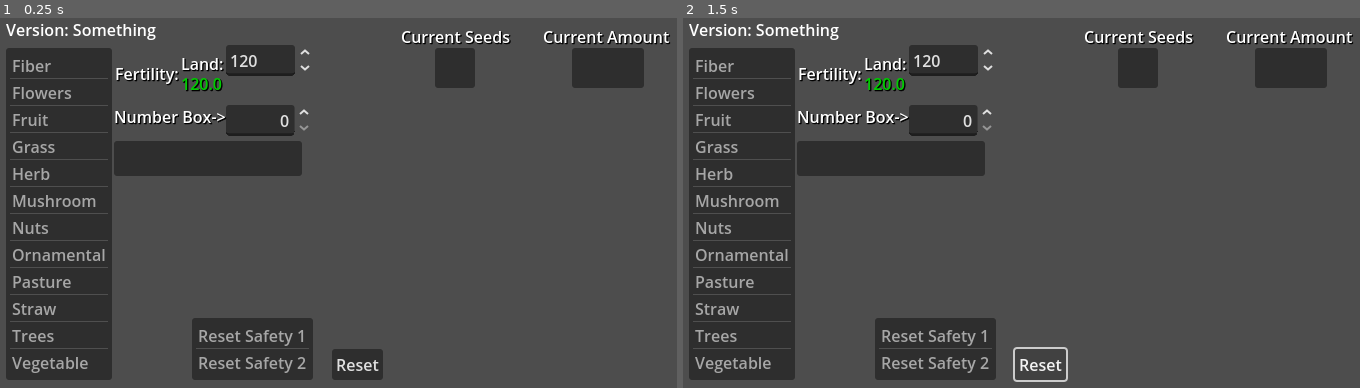
Above: before the commit, frames 1-2 (left to right).
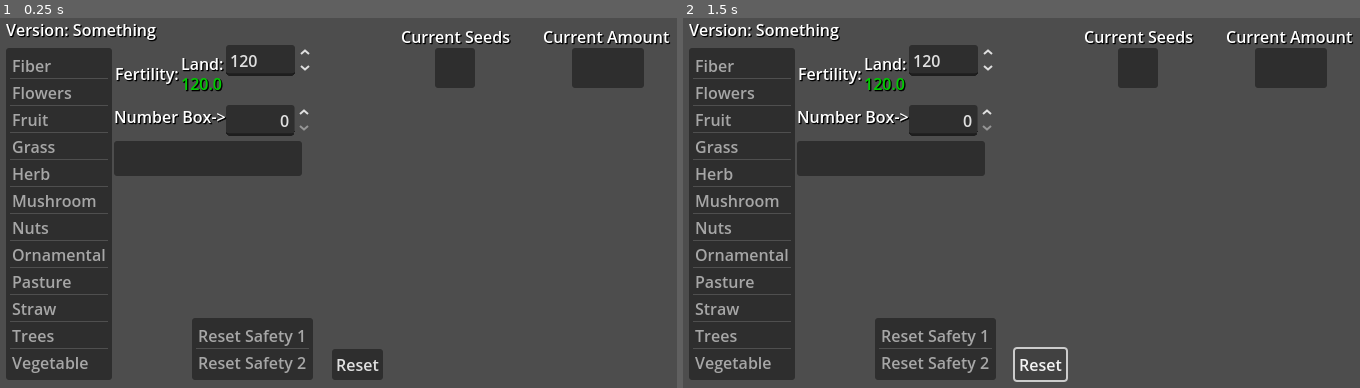
Above: after the commit, the same moments.

Repository: Lightiron2/SeedCosts-for-Elin
Game: Godot game, scene res://calc.tscn
Same seed, same stepped clock (60 frames per second), same inputs: the game is played once before the commit and once after it.
Inputs:
- Up to frame 1 (0.25 s): no input
- Up to frame 2 (1.5 s): click "Reset" at 0.5 s

The runs differ from the first frame. In frame 1, 0.2% of the frame differs, in the area x 1-24%, y 1-7%; in frame 2, 0.2%.

Commit message:
editor layout change

Diff:
--- a/calc.tscn
+++ b/calc.tscn
@@ -14,48 +14,68 @@
 size_flags_horizontal = 4
 size_flags_vertical = 4
 script = ExtResource("1_o8ei7")
-versionLabel = NodePath("Version Label")
-fertilityDifferenceLabel = NodePath("Control/Control/FertilityLabel/FertilityDifference")
-SeedNameCountList = NodePath("Control/SeedNameCountList")
-SeedNumCountList = NodePath("Control/SeedNumCountList")
+versionLabel = NodePath("Control/Labels/Version Label")
+fertilityDifferenceLabel = NodePath("Control/maxFertility/FertilityDifference")
+SeedNameCountList = NodePath("Control/Lists/SeedNameCountList")
+SeedNumCountList = NodePath("Control/Lists/SeedNumCountList")
 inputBox = NodePath("Control/numInput")
-seedList = NodePath("Control/SeedMenu")
-typeList = NodePath("Control/TypeMenu")
+seedList = NodePath("Control/Lists/SeedMenu")
+typeList = NodePath("Control/Lists/TypeMenu")
 
 [node name="Control" type="Control" parent="."]
 anchors_preset = 0
 
-[node name="Control" type="Control" parent="Control"]
-anchors_preset = 0
-
-[node name="FertilityLabel" type="Label" parent="Control/Control"]
-layout_mode = 0
-offset_left = -207.0
-offset_top = -152.0
-offset_right = -143.0
-offset_bottom = -129.0
-theme_override_colors/font_shadow_color = Color(0, 0, 0, 1)
-text = "Fertility:"
-
-[node name="FertilityDifference" type="Label" parent="Control/Control/FertilityLabel"]
-layout_mode = 0
-offset_left = 66.0
-offset_top = 10.0
-offset_right = 187.0
-offset_bottom = 33.0
-theme_override_colors/font_shadow_color = Color(0, 0, 0, 1)
-text = "Current fertility"
-
-[node name="Land" type="Label" parent="Control/Control/FertilityLabel"]
-layout_mode = 0
-offset_left = 66.0
-offset_top = -10.0
-offset_right = 168.0
-offset_bottom = 13.0
-theme_override_colors/font_shadow_color = Color(0, 0, 0, 1)
-text = "Land:"
-
-[node name="maxFertility" type="SpinBox" parent="Control/Control"]
+[node name="Labels" type="Control" parent="Control"]
+anchors_preset = 0
+offset_right = 40.0
+offset_bottom = 40.0
+
+[node name="CurrentSeedLabel" type="Label" parent="Control/Labels"]
+layout_mode = 0
+offset_left = 79.0
+offset_top = -189.0
+offset_right = 190.0
+offset_bottom = -166.0
+theme_override_colors/font_shadow_color = Color(0, 0, 0, 1)
+text = "Current Seeds"
+
+[node name="CurrentAmountLabel" type="Label" parent="Control/Labels"]
+layout_mode = 0
+offset_left = 221.0
+offset_top = -189.0
+offset_right = 348.0
+offset_bottom = -166.0
+theme_override_colors/font_shadow_color = Color(0, 0, 0, 1)
+text = "Current Amount"
+
+[node name="Version Label" type="Label" parent="Control/Labels"]
+layout_mode = 0
+offset_left = -316.0
+offset_top = -196.0
+offset_right = -157.0
+offset_bottom = -173.0
+theme_override_colors/font_shadow_color = Color(0, 0, 0, 1)
+text = "Version: Placeholder"
+
+[node name="numInput" type="SpinBox" parent="Control"]
+layout_mode = 0
+offset_left = -96.0
+offset_top = -109.0
+offset_right = -9.437
+offset_bottom = -78.0
+max_value = 10000.0
+rounded = true
+alignment = 2
+update_on_text_changed = true
+
+[node name="NumberBoxLabel" type="Label" parent="Control/numInput"]
+layout_mode = 0
+offset_left = -112.0
+offset_bottom = 23.0
+theme_override_colors/font_shadow_color = Color(0, 0, 0, 1)
+text = "Number Box->"
+
+[node name="maxFertility" type="SpinBox" parent="Control"]
 layout_mode = 0
 offset_left = -96.0
 offset_top = -169.0
@@ -66,7 +86,59 @@
 rounded = true
 update_on_text_changed = true
 
-[node name="TypeMenu" type="ItemList" parent="Control"]
+[node name="FertilityDifference" type="Label" parent="Control/maxFertility"]
+layout_mode = 0
+offset_left = -45.0
+offset_top = 27.0
+offset_right = 76.0
+offset_bottom = 50.0
+theme_override_colors/font_shadow_color = Color(0, 0, 0, 1)
+text = "Current fertility"
+
+[node name="Land" type="Label" parent="Control/maxFertility"]
+layout_mode = 0
+offset_left = -45.0
+offset_top = 7.0
+offset_right = 57.0
+offset_bottom = 30.0
+theme_override_colors/font_shadow_color = Color(0, 0, 0, 1)
+text = "Land:"
+
+[node name="FertilityLabel" type="Label" parent="Control/maxFertility"]
+layout_mode = 0
+offset_left = -111.0
+offset_top = 17.0
+offset_right = -47.0
+offset_bottom = 40.0
+theme_override_colors/font_shadow_color = Color(0, 0, 0, 1)
+text = "Fertility:"
+
+[node name="Lists" type="Control" parent="Control"]
+anchors_preset = 0
+offset_right = 40.0
+offset_bottom = 40.0
+
+[node name="SeedNameCountList" type="ItemList" parent="Control/Lists"]
+layout_mode = 0
+offset_left = 113.0
+offset_top = -166.0
+offset_right = 153.0
+offset_bottom = -126.0
+auto_width = true
+auto_height = true
+
+[node name="SeedNumCountList" type="ItemList" parent="Control/Lists"]
+layout_mode = 0
+offset_left = 250.0
+offset_top = -166.0
+offset_right = 322.0
+offset_bottom = -126.0
+auto_width = true
+auto_height = true
+item_count = 1
+item_0/text = "10000.0"
+
+[node name="TypeMenu" type="ItemList" parent="Control/Lists"]
 layout_mode = 0
 offset_left = -316.0
 offset_top = -166.0
@@ -89,7 +161,7 @@
 item_10/text = "Trees"
 item_11/text = "Vegetables"
 
-[node name="SeedMenu" type="ItemList" parent="Control"]
+[node name="SeedMenu" type="ItemList" parent="Control/Lists"]
 layout_mode = 2
 offset_left = -208.0
 offset_top = -73.0
@@ -100,25 +172,12 @@
 max_columns = 3
 fixed_column_width = 100
 
-[node name="numInput" type="SpinBox" parent="Control"]
-layout_mode = 0
-offset_left = -96.0
-offset_top = -109.0
-offset_right = -9.437
-offset_bottom = -78.0
-max_value = 10000.0
-rounded = true
-alignment = 2
-update_on_text_changed = true
-
-[node name="NumberBoxLabel" type="Label" parent="Control/numInput"]
-layout_mode = 0
-offset_left = -112.0
-offset_bottom = 23.0
-theme_override_colors/font_shadow_color = Color(0, 0, 0, 1)
-text = "Number Box->"
-
-[node name="ResetSafety" type="ItemList" parent="Control"]
+[node name="ResetNodes" type="Control" parent="Control"]
+anchors_preset = 0
+offset_right = 40.0
+offset_bottom = 40.0
+
+[node name="ResetSafety" type="ItemList" parent="Control/ResetNodes"]
 layout_mode = 0
 offset_left = -130.0
 offset_top = 104.0
@@ -131,7 +190,7 @@
 item_0/text = "Reset Safety 1"
 item_1/text = "Reset Safety 2"
 
-[node name="Reset" type="Button" parent="Control"]
+[node name="Reset" type="Button" parent="Control/ResetNodes"]
 layout_mode = 0
 offset_left = 10.0
 offset_top = 135.0
@@ -139,56 +198,10 @@
 offset_bottom = 166.0
 text = "Reset"
 
-[node name="SeedNameCountList" type="ItemList" parent="Control"]
-layout_mode = 0
-offset_left = 113.0
-offset_top = -166.0
-offset_right = 153.0
-offset_bottom = -126.0
-auto_width = true
-auto_height = true
-
-[node name="SeedNumCountList" type="ItemList" parent="Control"]
-layout_mode = 0
-offset_left = 250.0
-offset_top = -166.0
-offset_right = 322.0
-offset_bottom = -126.0
-auto_width = true
-auto_height = true
-item_count = 1
-item_0/text = "10000.0"
-
-[node name="CurrentSeedLabel" type="Label" parent="Control"]
-layout_mode = 0
-offset_left = 79.0
-offset_top = -189.0
-offset_right = 190.0
-offset_bottom = -166.0
-theme_override_colors/font_shadow_color = Color(0, 0, 0, 1)
-text = "Current Seeds"
-
-[node name="CurrentAmountLabel" type="Label" parent="Control"]
-layout_mode = 0
-offset_left = 221.0
-offset_top = -189.0
-offset_right = 348.0
-offset_bottom = -166.0
-theme_override_colors/font_shadow_color = Color(0, 0, 0, 1)
-text = "Current Amount"
-
-[node name="Version Label" type="Label" parent="."]
-layout_mode = 0
-offset_left = -316.0
-offset_top = -196.0
-offset_right = -276.0
-offset_bottom = -173.0
-text = "Version: Placeholder"
-
-[connection signal="value_changed" from="Control/Control/maxFertility" to="." method="_on_max_fertility_value_changed"]
-[connection signal="item_selected" from="Control/TypeMenu" to="." method="_on_seed_type_selected"]
-[connection signal="item_selected" from="Control/SeedMenu" to="." method="_on_seed_selected"]
 [connection signal="value_changed" from="Control/numInput" to="." method="_on_spin_box_value_changed"]
-[connection signal="item_clicked" from="Control/ResetSafety" to="." method="_on_reset_safety_item_clicked"]
-[connection signal="button_up" from="Control/Reset" to="." method="_on_reset_button_up"]
-[connection signal="item_selected" from="Control/SeedNumCountList" to="." method="_on_seed_num_count_list_item_selected"]
+[connection signal="value_changed" from="Control/maxFertility" to="." method="_on_max_fertility_value_changed"]
+[connection signal="item_selected" from="Control/Lists/SeedNumCountList" to="." method="_on_seed_num_count_list_item_selected"]
+[connection signal="item_selected" from="Control/Lists/TypeMenu" to="." method="_on_seed_type_selected"]
+[connection signal="item_selected" from="Control/Lists/SeedMenu" to="." method="_on_seed_selected"]
+[connection signal="item_clicked" from="Control/ResetNodes/ResetSafety" to="." method="_on_reset_safety_item_clicked"]
+[connection signal="button_up" from="Control/ResetNodes/Reset" to="." method="_on_reset_button_up"]
